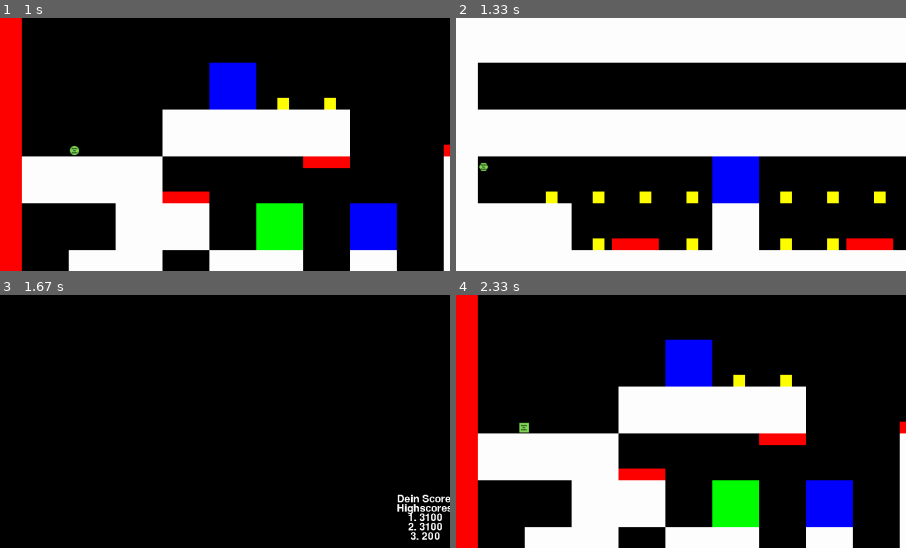
Above: before the commit, frames 1-4 (two rows, left to right).
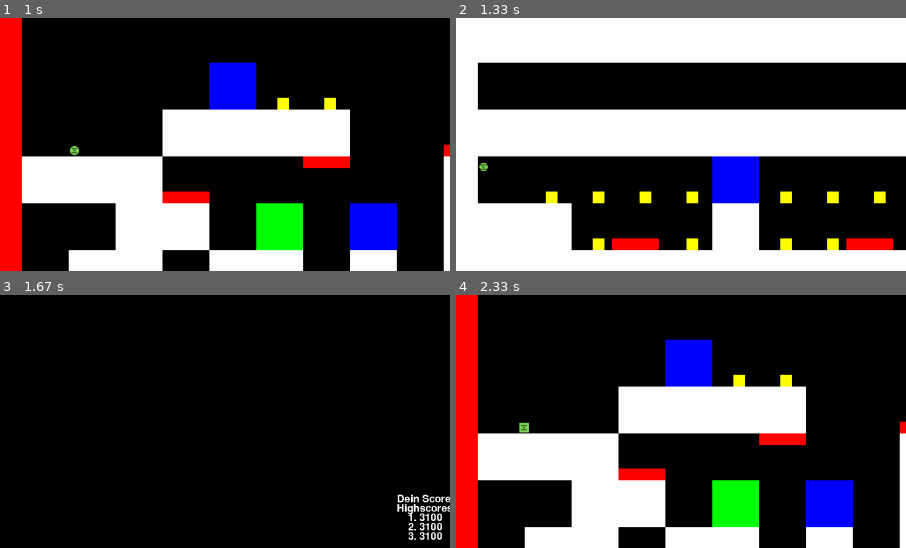
Above: after the commit, the same moments.

Repository: Noventicx/PyGame-Jump-n-Run
Game: pygame game, started from main.py
Same seed, same stepped clock (60 frames per second), same inputs: the game is played once before the commit and once after it.
Inputs:
- Up to frame 1 (1 s): tap Space at 0.33 s; tap Enter at 0.67 s
- Up to frame 2 (1.33 s): hold Up from 1 s (still down); tap Space at 1.07 s
- Up to frame 3 (1.67 s): tap Space at 1.37, 1.57 s; release Up at 1.47 s; hold Right from 1.5 s (still down)
- Up to frame 4 (2.33 s): tap Space at 1.87, 2.07 s; release Right at 1.97 s; hold Left from 2 s (still down)
The pictures show only the part of the screen within x 3-53%, y 10-60%; the shares and areas given below are measured in that part.

Frames 1-2 are identical in both runs. In frame 3, 0.2% of the frame differs, in the area x 90-99%, y 93-97%; in frame 4, nothing differs.

Commit message:
Soundtracks added and are now working

Diff:
--- a/collision.py
+++ b/collision.py
@@ -1,4 +1,5 @@
 import pygame
+from pygame import mixer
 
 import constants
 from entities.spritegroups import whiteblocks, players, finishblocks, spikes, checkpoints, enemies, movingwhiteblocks, \
@@ -82,6 +83,9 @@
             if collision:
                 if player.rect.centery < enemy.rect.centery:
                     print("enemy killed")
+                    effect = pygame.mixer.Sound('music/kill.mp3')
+                    effect.set_volume(0.06)
+                    effect.play()
                     enemies.remove(enemy)
                 else:
                     print("killed by enemy")
@@ -99,7 +103,9 @@
             if collision:
                 print("coin")
                 constants.current_coins = constants.current_coins + 1
-
+                effect = pygame.mixer.Sound('music/coin.mp3')
+                effect.set_volume(0.05)
+                effect.play()
                 coins.remove(coin)
 
     for enemy in enemies:
--- a/entities/player.py
+++ b/entities/player.py
@@ -34,6 +34,9 @@
             if self.onground is True:
                 self.surf = pygame.image.load("entities/Sprite4.png")
                 print("jump")
+                effect = pygame.mixer.Sound('music/jump.mp3')
+                effect.set_volume(0.05)
+                effect.play()
                 # TODO nochmal neue Idee ausarbeiten ist eigentlich kein Sprung
                 self.onground = False
                 #self.rect.y = self.rect.y - self.jump_height
--- a/levelloader.py
+++ b/levelloader.py
@@ -26,6 +26,9 @@
             sqlite.insert_score()
             print("You completed all levels")
             mixer.music.stop()
+            effect = pygame.mixer.Sound('music/end.mp3')
+            effect.set_volume(0.05)
+            effect.play()
             constants.end_state = True
             return None
 
--- a/main.py
+++ b/main.py
@@ -9,12 +9,6 @@
 )
 from states import EndState
 
-mixer.init()
-music = mixer.music.load("background.mp3")
-mixer.music.set_volume(0.05)
-#mixer.music.play(-1)
-
-
 pygame.init()
 clock = pygame.time.Clock()
 screen = pygame.display.set_mode((SCREEN_WIDTH, SCREEN_HEIGHT))
@@ -25,7 +19,7 @@
 while running:
 
     # limit fps to 60
-    # clock.tick(60)
+    #clock.tick()
     #print(clock.get_fps())
 
     if pygame.event.get(QUIT):
--- a/states.py
+++ b/states.py
@@ -101,6 +101,9 @@
                 self.manager.go_to(GameState())
             if selected == 0 and e.type == KEYDOWN and e.key == K_RETURN:
                 self.manager.go_to(GameState())
+                mixer.init()
+                mixer.music.load("music/background.mp3")
+                mixer.music.set_volume(0.02)
                 mixer.music.play(-1)
             if selected == 1 and e.type == KEYDOWN and e.key == K_RETURN:
                 self.manager.go_to(InfoState())
Binary file changed: Highscore.db
Not shown, added: music/background.mp3
Not shown, added: music/coin.mp3
Not shown, added: music/end.mp3
Not shown, added: music/jump.mp3
Not shown, added: music/kill.mp3
